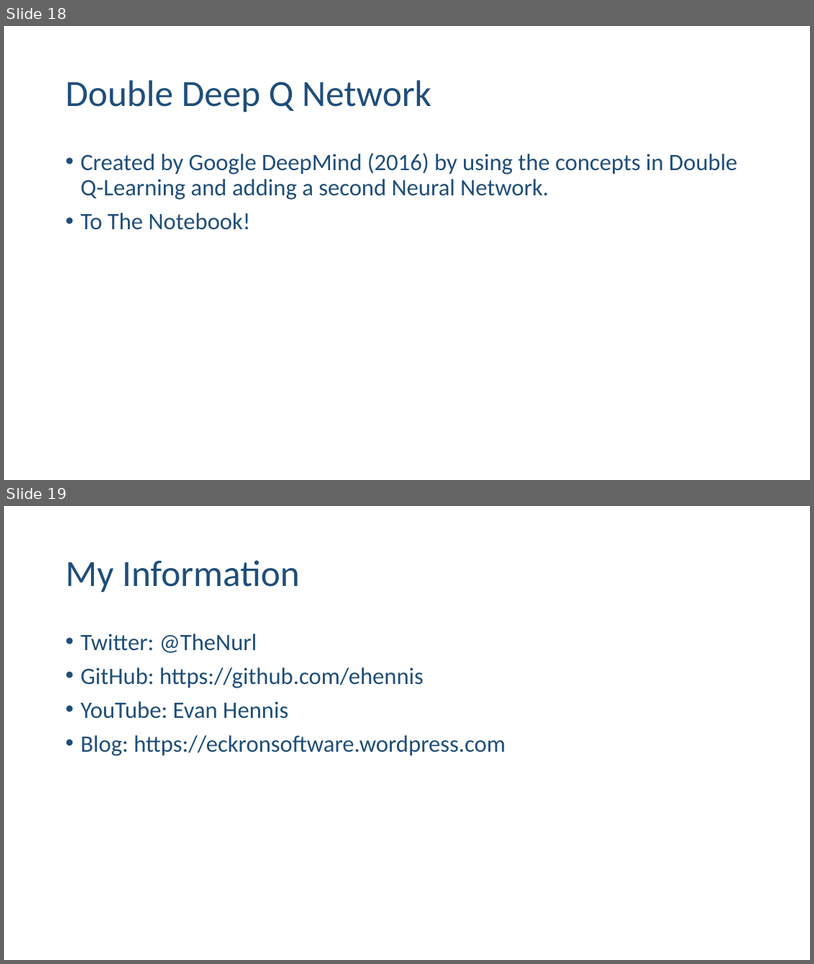
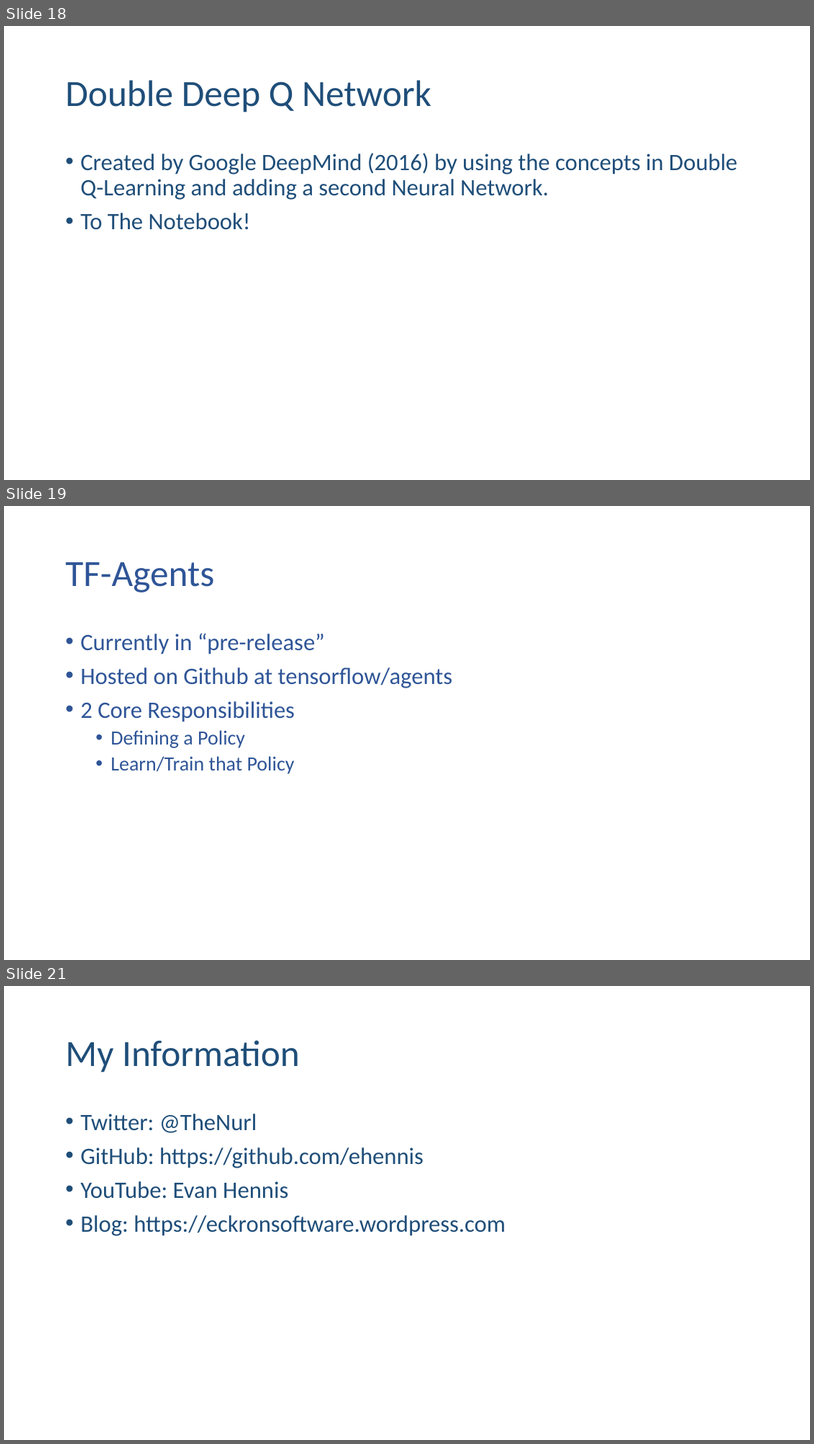
Before and after one commit to ehennis/ReinforcementLearning, a slide deck: GDG-Denver.pptx. Shown one above the other, each under a label of ours: slides 18 and 19 before the commit, slides 18, 19 and 21 after it; the slides between them are not shown. The pictures are 814x964 and 814x1444 pixels, drawn with LibreOffice and Linux fonts; fonts in the diff are those of the drawing. Boxes give left, top, right and bottom in pixels: in the first picture for what was removed or moved away, otherwise in the second. Text is boxed around its words. In the diff, an @@ line names an element or a change of style, - is before the commit and + after.

Commit message:
Added TF-Agent slides

```diff
--- a/GDG-Denver.pptx
+++ b/GDG-Denver.pptx
@@ slide 19 added at (4,506,810,960), background #FFFFFF @@
@@ title added at (65,562,214,592), 44 pt, text #2F5597 @@
+TF-Agents
@@ text added at (80,633,453,774), 28 pt, text #2F5597 @@
+• Currently in “pre-release”
+• Hosted on Github at tensorflow/agents
+• 2 Core Responsibilities
+  • Defining a Policy
+  • Learn/Train that Policy
@@ what was slide 19 is now slide 21 @@
```
Also in this commit, not shown: 1 other slide added.
